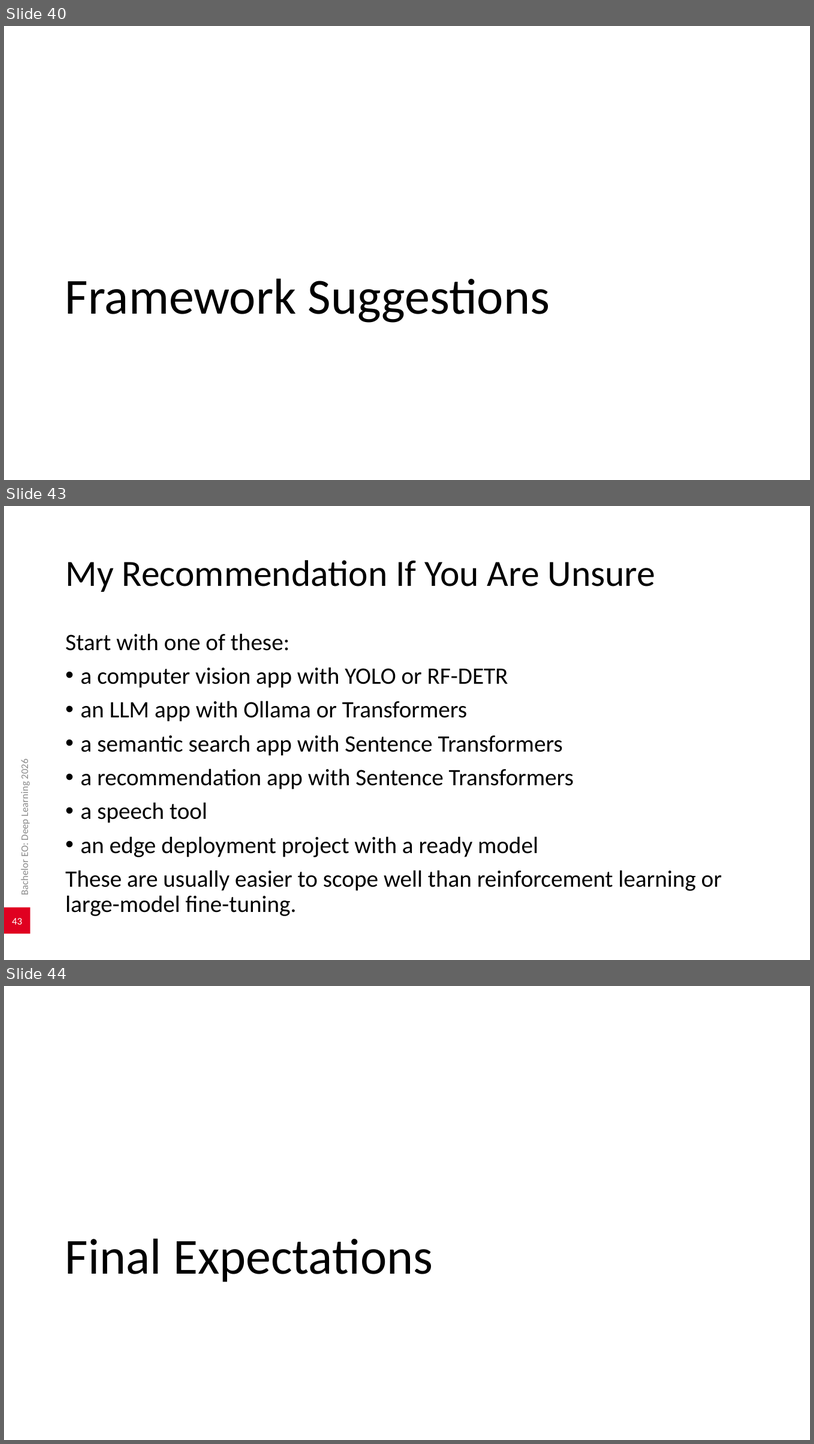
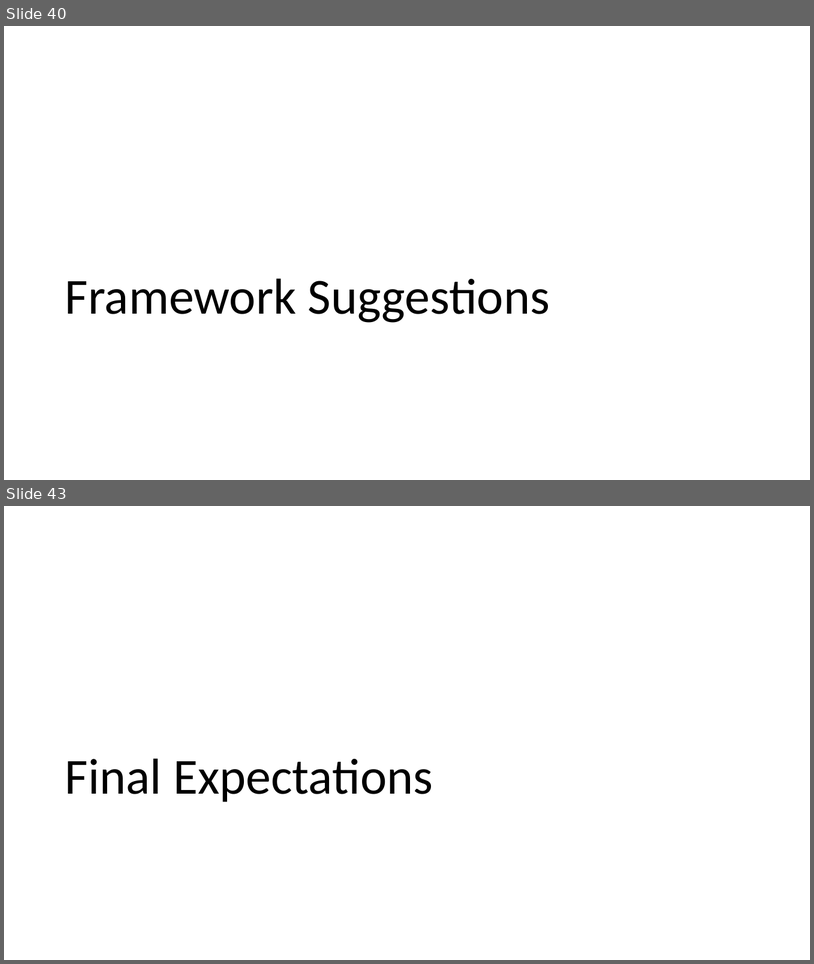
Before and after one commit to AlexanderDhoore/deep-learning-2026, a slide deck: slides/deep-learning-project-directions.pptx. Shown one above the other, each under a label of ours: slides 40, 43 and 44 before the commit, slides 40 and 43 after it; the slides between them are not shown. The pictures are 814x1444 and 814x964 pixels, drawn with LibreOffice and Linux fonts; fonts in the diff are those of the drawing; background and template pictures are left out. Boxes give left, top, right and bottom in pixels: in the first picture for what was removed or moved away, otherwise in the second. Text is boxed around its words. In the diff, an @@ line names an element or a change of style, - is before the commit and + after.

```diff
--- a/slides/deep-learning-project-directions.pptx
+++ b/slides/deep-learning-project-directions.pptx
@@ slide 43 removed at (4,506,810,960), background #FFFFFF @@
@@ title removed at (65,560,656,592) @@
-My Recommendation If You Are Unsure
@@ text removed at (65,633,722,916) @@
-Start with one of these:
-• a computer vision app with YOLO or RF-DETR
-• an LLM app with Ollama or Transformers
-• a semantic search app with Sentence Transformers
-• a recommendation app with Sentence Transformers
-• a speech tool
-• an edge deployment project with a ready model
-These are usually easier to scope well than reinforcement learning or large-model fine-tuning.
@@ text removed at (18,760,30,894) @@
-Bachelor EO: Deep Learning 2026
@@ page number removed at (4,907,30,933) @@
-43
@@ what was slide 44 is now slide 43 @@
```
Also in this commit, not shown: 1 slide changed, 3 slides added, 1 other slide removed, 3 other files.
